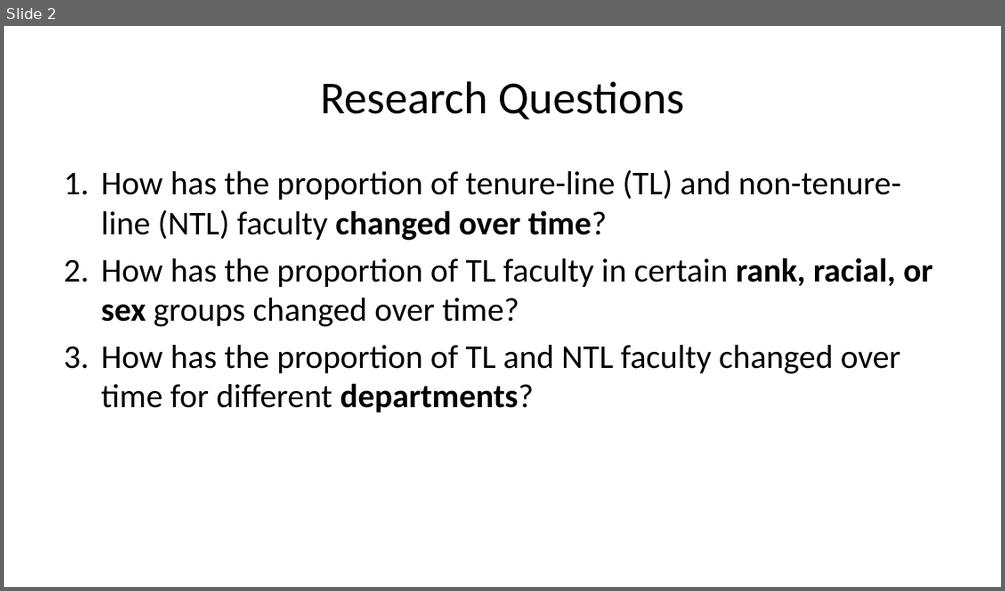
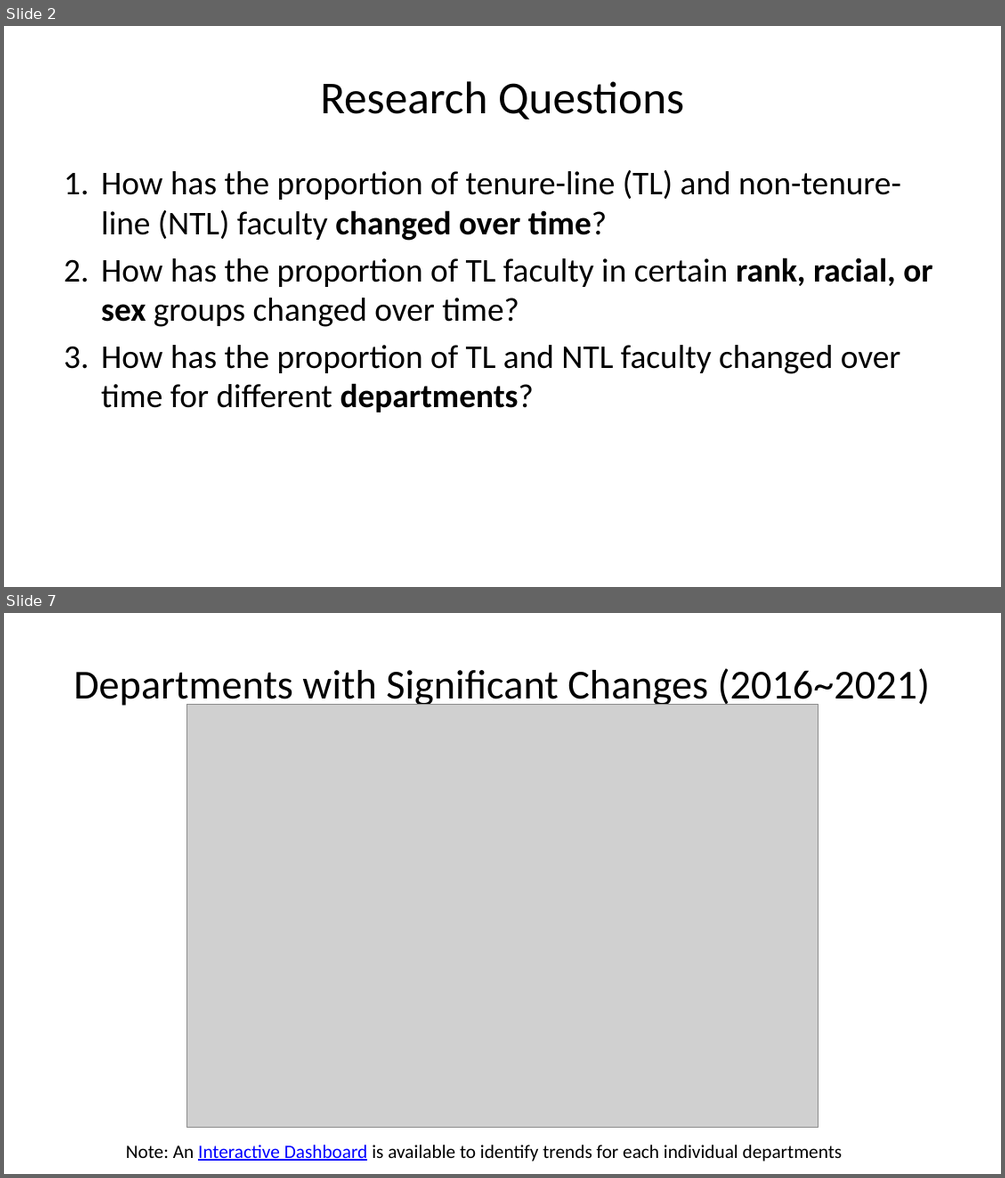
Before and after one commit to ZhouLinli/IR-Projects, a slide deck: Data Reporting/FacultyTenureAnalysis.pptx. Shown one above the other, each under a label of ours: slide 2 before the commit, slides 2 and 7 after it; the slides between them are not shown. The pictures are 1005x591 and 1005x1178 pixels, drawn with LibreOffice and Linux fonts; fonts in the diff are those of the drawing; grey boxes stand for pictures. Boxes give left, top, right and bottom in pixels: in the first picture for what was removed or moved away, otherwise in the second. Text is boxed around its words. In the diff, an @@ line names an element or a change of style, - is before the commit and + after.

```diff
--- a/Data Reporting/FacultyTenureAnalysis.pptx
+++ b/Data Reporting/FacultyTenureAnalysis.pptx
@@ slide 7 added at (x1=4, y1=613, x2=1001, y2=1174), background #FFFFFF @@
@@ title added at (x1=73, y1=668, x2=930, y2=708), 29.7 pt, text #000000 @@
+Departments with Significant Changes (2016~2021)
@@ picture added at (x1=187, y1=704, x2=818, y2=1127) @@
@@ text added at (x1=126, y1=1144, x2=842, y2=1161), 13.7 pt, text #000000 @@
+Note: An Interactive Dashboard is available to identify trends for each individual departments
```
Also in this commit, not shown: 4 slides changed, 1 other slide added, 5 slides removed, 4 other files.
